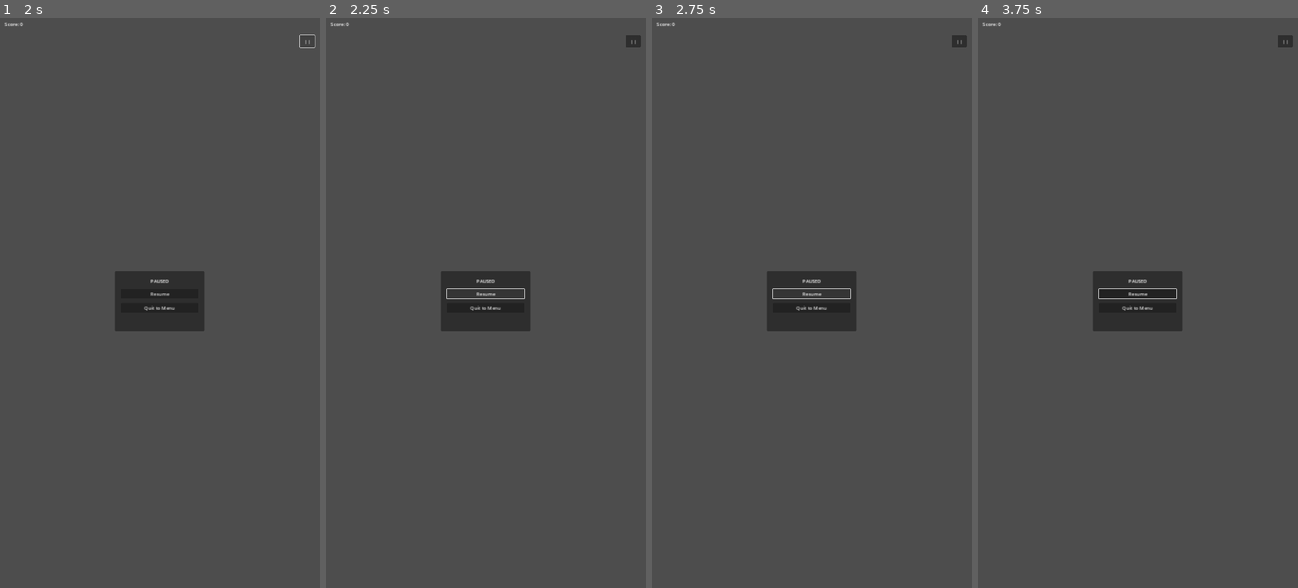
Above: before the commit, frames 1-4 (left to right).
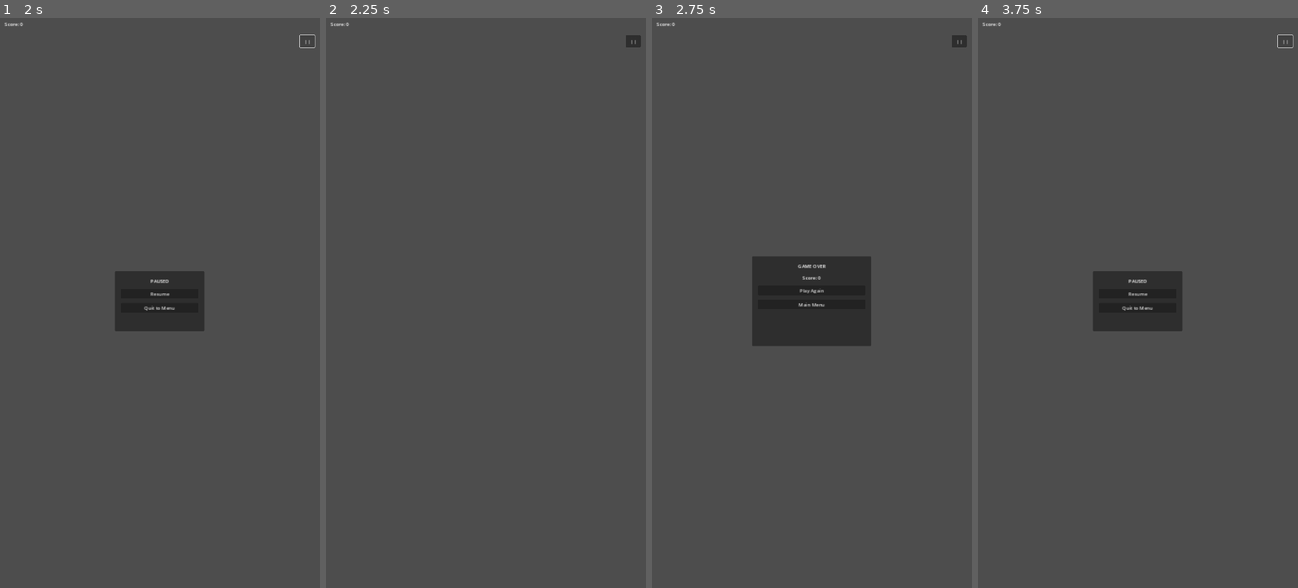
Above: after the commit, the same moments.

Repository: SherifDiab/FruitSlicer
Game: Godot game, scene res://scenes/main.tscn
The game is run twice, just before and just after one commit, with the same random seed, the same clock (stepped at 60 frames per second) and the same inputs.
Inputs (mouse positions are in pixels of both pictures, inside the frame that each line leads up to):
- Up to frame 1 (2 s): click "Classic Mode" at 0.5 s; click "||" at 1.25 s
- Up to frame 2 (2.25 s): click (486, 291) at 2 s, where only the run after the commit has a clickable "Resume"
- Up to frame 3 (2.75 s): no input
- Up to frame 4 (3.75 s): click (1138, 291) at 2.75 s, where only the run after the commit has a clickable "Play Again"; click (1285, 40) at 3.5 s, where only the run after the commit has a clickable "||"

Frame 1 is identical in both runs. In frame 2, 2.5% of the frame differs, in the area x 36-64%, y 44-55%; in frame 3, 3.1%, in the area x 31-69%, y 41-58%; in frame 4, 0.1%.

Commit message:
Fix gameplay issues: visible fruits and button handling
- Add process_mode ALWAYS to UI so buttons work when game is paused
- Create default colored circle textures for fruits when no sprite assigned
- Create default bomb texture when no sprite assigned
- Assign random colors to spawned fruits for variety
- Remove type casting in spawner for better compatibility

Diff:
--- a/scripts/bomb.gd
+++ b/scripts/bomb.gd
@@ -20,12 +20,40 @@
 
 
 func _ready() -> void:
+	# Create default bomb texture if none assigned
+	if sprite and not sprite.texture:
+		_create_default_texture()
+
 	if fuse_particles:
 		fuse_particles.emitting = true
 
 	# Apply initial velocity
 	if initial_velocity != Vector2.ZERO:
 		linear_velocity = initial_velocity
+
+
+func _create_default_texture() -> void:
+	# Create a simple black circle with red highlight as bomb
+	var img = Image.create(80, 80, false, Image.FORMAT_RGBA8)
+	var center = Vector2(40, 40)
+	var radius = 35.0
+
+	for x in range(80):
+		for y in range(80):
+			var dist = Vector2(x, y).distance_to(center)
+			if dist <= radius:
+				img.set_pixel(x, y, Color.BLACK)
+			elif dist <= radius + 3:
+				img.set_pixel(x, y, Color.DARK_GRAY)
+			else:
+				img.set_pixel(x, y, Color.TRANSPARENT)
+
+	# Add fuse line
+	for y in range(5, 20):
+		img.set_pixel(40, y, Color.ORANGE)
+
+	var tex = ImageTexture.create_from_image(img)
+	sprite.texture = tex
 
 
 func _physics_process(_delta: float) -> void:
--- a/scripts/fruit.gd
+++ b/scripts/fruit.gd
@@ -25,8 +25,12 @@
 
 
 func _ready() -> void:
-	if sprite and sprite_texture:
-		sprite.texture = sprite_texture
+	if sprite:
+		if sprite_texture:
+			sprite.texture = sprite_texture
+		else:
+			# Create a default colored circle texture if none assigned
+			_create_default_texture()
 
 	if particles:
 		particles.modulate = juice_color
@@ -35,6 +39,24 @@
 	# Apply initial velocity
 	if initial_velocity != Vector2.ZERO:
 		linear_velocity = initial_velocity
+
+
+func _create_default_texture() -> void:
+	# Create a simple colored circle as placeholder
+	var img = Image.create(80, 80, false, Image.FORMAT_RGBA8)
+	var center = Vector2(40, 40)
+	var radius = 38.0
+
+	for x in range(80):
+		for y in range(80):
+			var dist = Vector2(x, y).distance_to(center)
+			if dist <= radius:
+				img.set_pixel(x, y, juice_color)
+			else:
+				img.set_pixel(x, y, Color.TRANSPARENT)
+
+	var tex = ImageTexture.create_from_image(img)
+	sprite.texture = tex
 
 
 func _physics_process(_delta: float) -> void:
--- a/scripts/spawner.gd
+++ b/scripts/spawner.gd
@@ -131,7 +131,18 @@
 		return
 
 	var fruit_scene = fruit_scenes[randi() % fruit_scenes.size()]
-	var fruit = fruit_scene.instantiate() as Fruit
+	var fruit = fruit_scene.instantiate()
+
+	# Assign random fruit color for variety
+	var fruit_colors = [
+		Color.RED,        # Apple
+		Color.ORANGE,     # Orange
+		Color.YELLOW,     # Lemon
+		Color.GREEN,      # Watermelon
+		Color.PURPLE,     # Grape
+		Color(0.6, 0.4, 0.2)  # Kiwi
+	]
+	fruit.juice_color = fruit_colors[randi() % fruit_colors.size()]
 
 	fruit.global_position = pos
 	fruit.set_initial_velocity(_calculate_launch_velocity(pos))
@@ -144,7 +155,7 @@
 		push_warning("No bomb scene assigned to spawner!")
 		return
 
-	var bomb = bomb_scene.instantiate() as Bomb
+	var bomb = bomb_scene.instantiate()
 
 	bomb.global_position = pos
 	bomb.set_initial_velocity(_calculate_launch_velocity(pos))
--- a/scripts/ui/game_ui.gd
+++ b/scripts/ui/game_ui.gd
@@ -37,6 +37,9 @@
 
 
 func _ready() -> void:
+	# Allow UI to work when game is paused
+	process_mode = Node.PROCESS_MODE_ALWAYS
+
 	# Connect game signals
 	GameManager.score_changed.connect(_on_score_changed)
 	GameManager.lives_changed.connect(_on_lives_changed)
